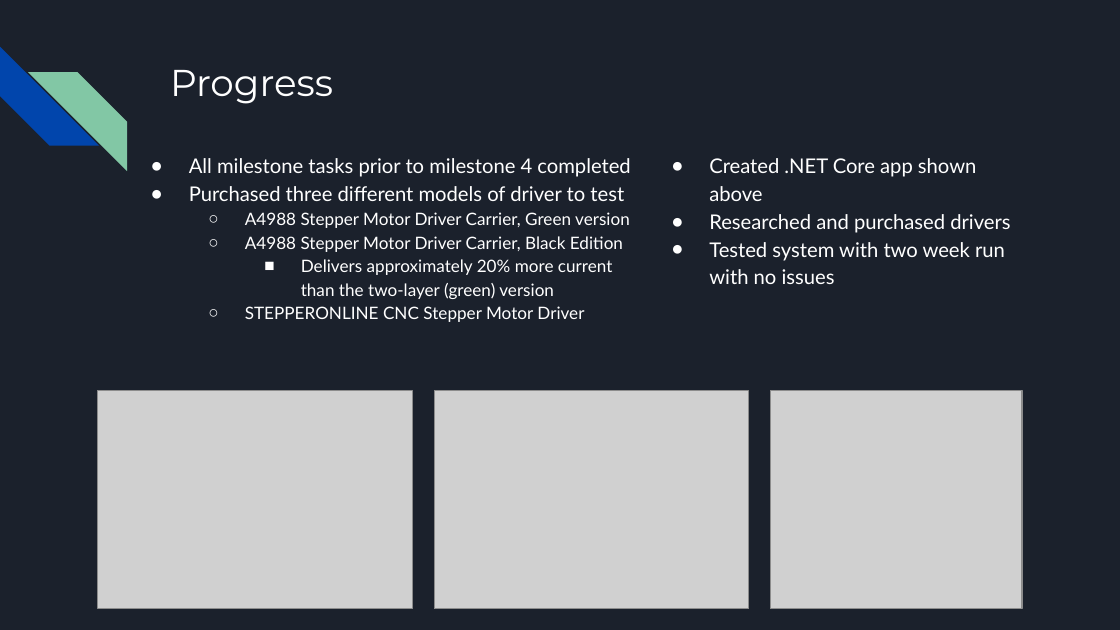
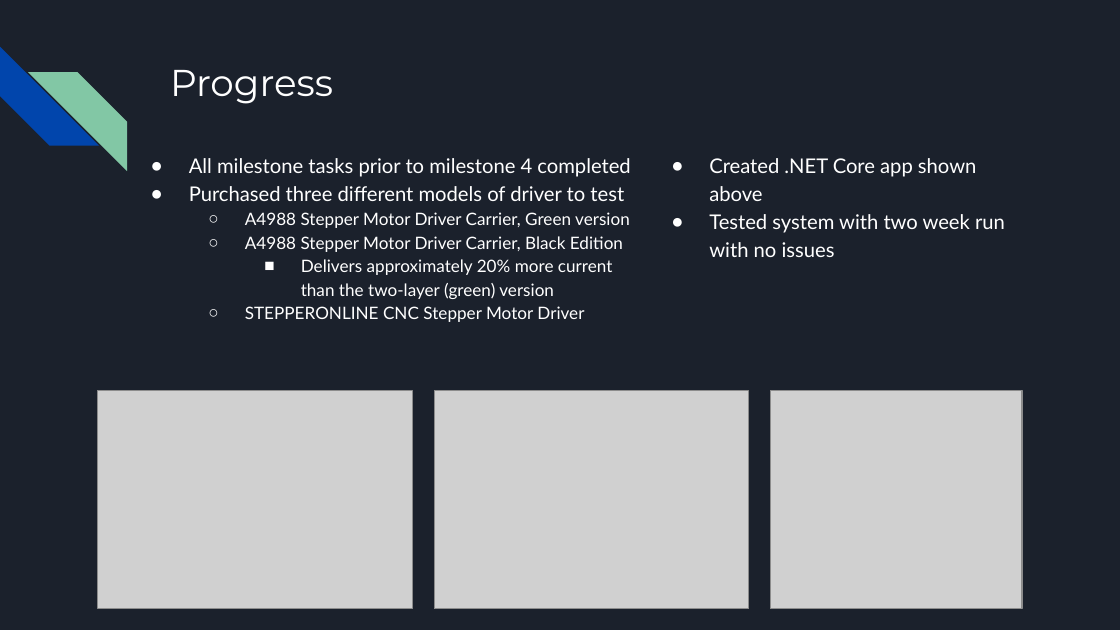
Before and after one commit to killsap/automated-multi-cycle-farming-in-space-website, a slide deck: slide 13 of docs/ProjectPlanPresentation2ndSemester.pptx. Drawn at 1120x630 pixels with LibreOffice and Linux fonts; fonts in the diff are those of the drawing; grey boxes stand for pictures. Boxes give left, top, right and bottom in pixels: in the first picture for what was removed or moved away, otherwise in the second. Text is boxed around its words. In the diff, an @@ line names an element or a change of style, - is before the commit and + after.

Commit message:
updated slides

```diff
--- a/docs/ProjectPlanPresentation2ndSemester.pptx
+++ b/docs/ProjectPlanPresentation2ndSemester.pptx
@@ text at box(709, 214, 1010, 233): paragraph removed @@
-● Researched and purchased drivers
```
